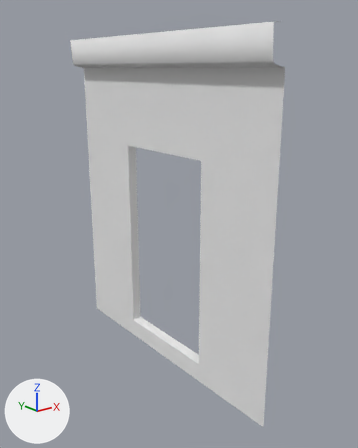
Renders of the FBX model Source/Assets/Models/Axel/Modular/Int_DoorLeft.fbx from each side of a commit.
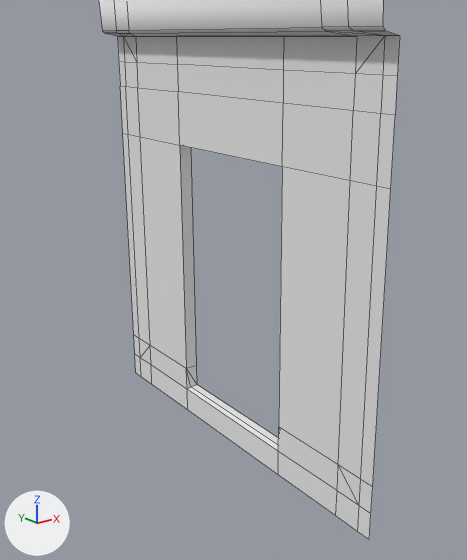
The first picture shows the older version from a camera (50 mm lens) standing at (-3.03, -5.44, 3.09) and looking at (0.0, -1.65, 1.58). The close-ups show both versions on the part from 0% to 93% of the width and 9% to 99% of the height of that picture. The axes (+X, +Y, +Z) are drawn at lower left. The lights are the same throughout. The close-ups show mesh edges as thin lines. Where no turn or scale is listed for an object, it has been applied to the vertices. Vertices at the same position are counted once.

In view in the first close-up: 'Int_DoorLeft'.
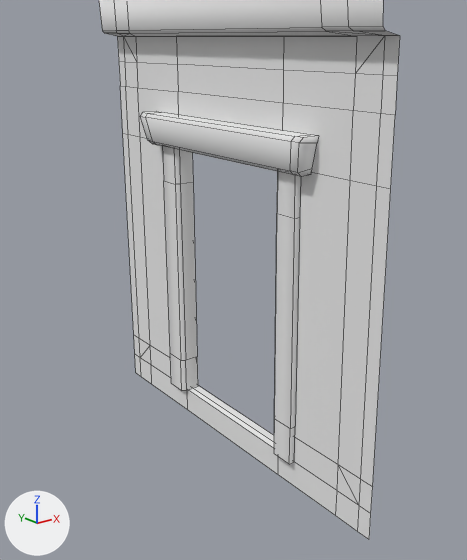
What differs and where, as boxes (x1, y1, x2, y2) in the close-ups (467 x 560 px):
part 1 of me_cube_153, added: after (140, 111, 318, 176)
part 2 of me_cube_153, added: after (162, 146, 198, 391)
part 3 of me_cube_153, added: after (274, 171, 301, 465)

The edits, one by one:
me_cube_153 is used by ob_int_doorleft; location (0.0, 0.0, 0.0).
me_cube_153 had 92 vertices, 79 faces and spanned x -0.25..0.0, y -3.0..0.0, z 0.0..3.41.
me_cube_153 now has 164 vertices, 127 faces and spans x -0.25..0.0, y -3.0..0.0, z 0.0..3.41.
me_cube_153 part 1: a new loose piece of 32 vertices spanning x -0.25..0.0, y -2.43..-0.57, z 2.29..2.53, in mat_mat_environment (white #e7e7e7).
me_cube_153 part 2: a new loose piece of 20 vertices spanning x -0.15..0.0, y -0.92..-0.72, z 0.2..2.29, in mat_mat_environment (white #e7e7e7).
me_cube_153 part 3: a new loose piece of 20 vertices spanning x -0.15..0.0, y -2.28..-2.08, z 0.2..2.29, in mat_mat_environment (white #e7e7e7).
